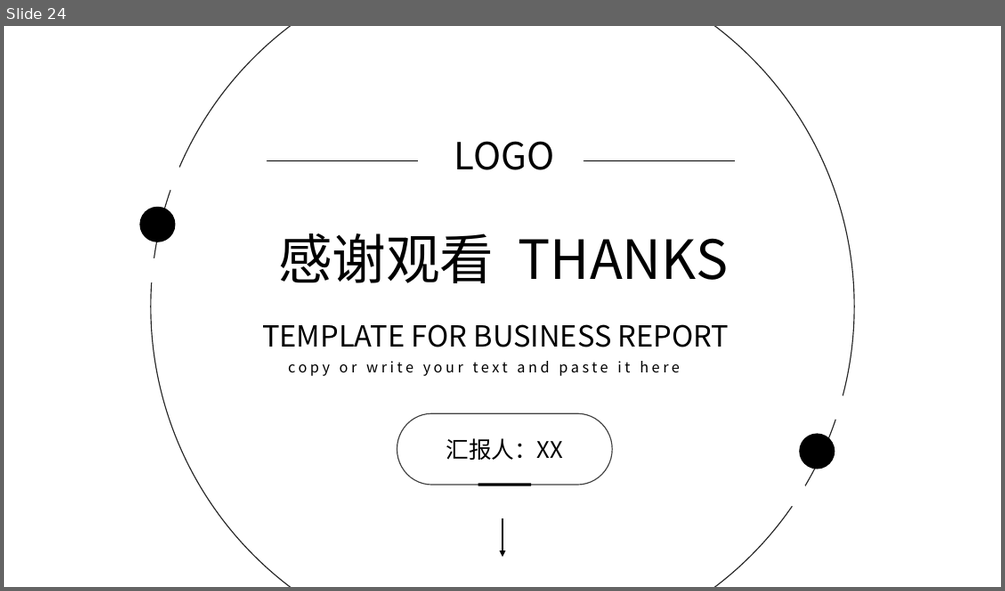
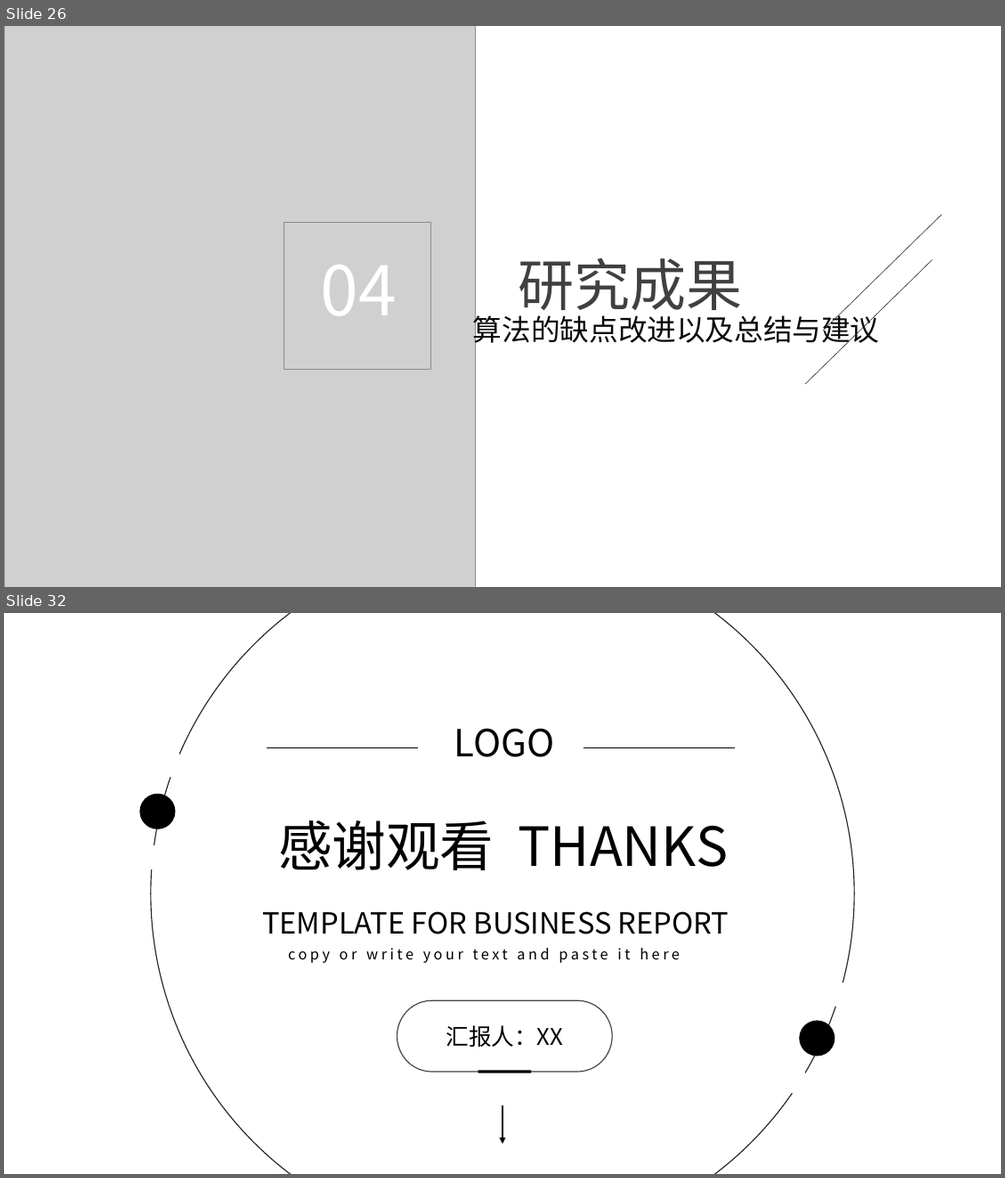
Before and after one commit to MagikarpLL/MachineLearningXD, a slide deck: me/论文/毕业论文/答辩.pptx. Shown one above the other, each under a label of ours: slide 24 before the commit, slides 26 and 32 after it; the slides between them are not shown. The pictures are 1005x591 and 1005x1178 pixels, drawn with LibreOffice and Linux fonts; fonts in the diff are those of the drawing; grey boxes stand for pictures. Boxes give left, top, right and bottom in pixels: in the first picture for what was removed or moved away, otherwise in the second. Text is boxed around its words. In the diff, an @@ line names an element or a change of style, - is before the commit and + after.

```diff
--- a/me/论文/毕业论文/答辩.pptx
+++ b/me/论文/毕业论文/答辩.pptx
@@ slide 26 added at [4, 26, 1001, 587], background #FFFFFF @@
@@ picture added at [4, 26, 476, 587] @@
@@ picture added at [284, 223, 432, 370] @@
@@ line added from (823, 330) to (942, 215), #262626 0.5 pt @@
@@ text added at [321, 265, 396, 316], 66 pt, text #FFFFFF @@
+04
@@ text added at [518, 258, 742, 319], 54 pt, text #404040 @@
+研究成果
@@ line added from (806, 384) to (932, 259), #262626 0.5 pt @@
@@ text added at [473, 311, 880, 348], 28 pt, text #0A0A0A @@
+算法的缺点改进以及总结与建议
@@ what was slide 24 is now slide 32 @@
```
Also in this commit, not shown: 17 slides changed, 29 other slides added, 3 slides removed, 16 other files.
